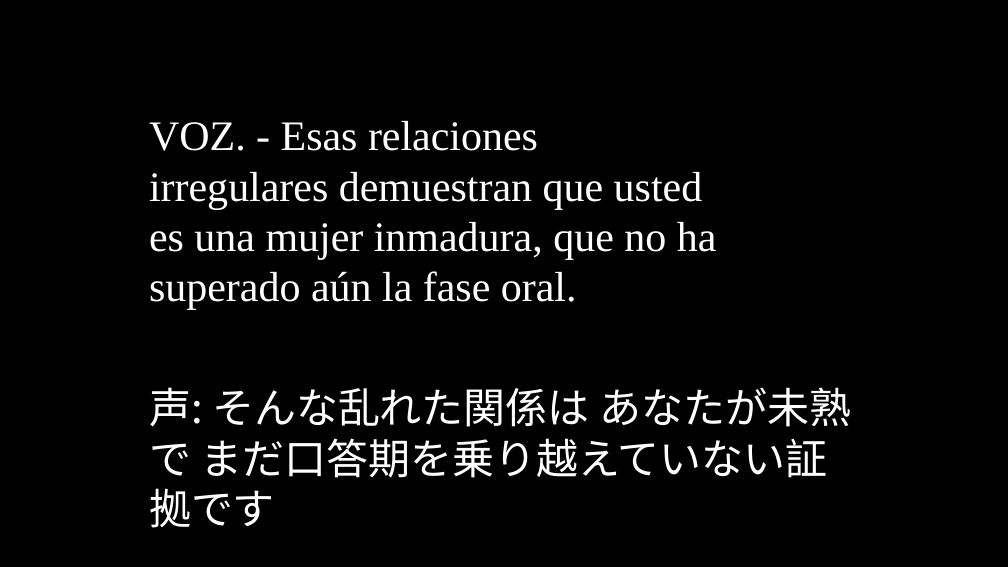
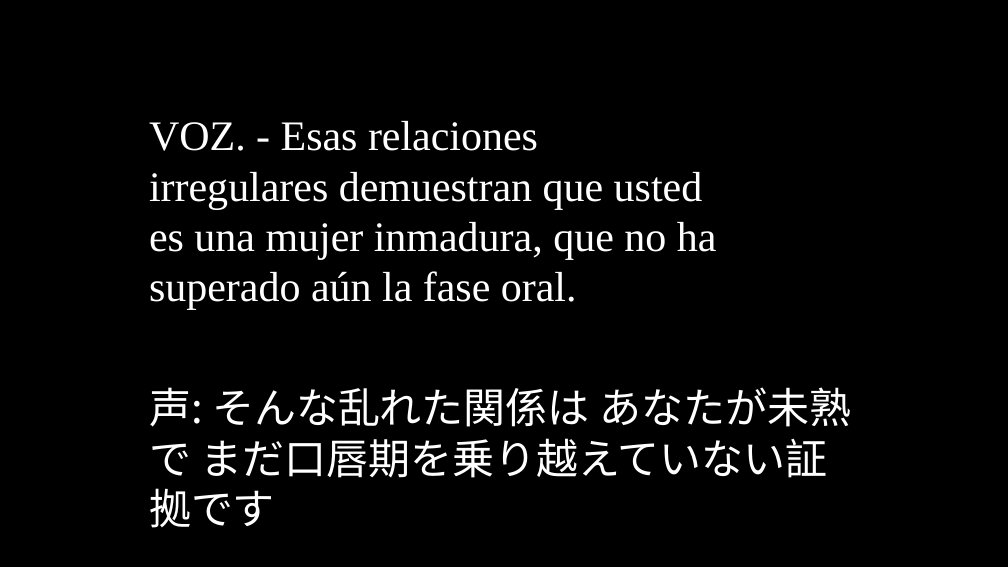
Before and after one commit to oulcggc/lang-drama-caption, a slide deck: slide 134 of complete-cap.pptx. Drawn at 1008x567 pixels with LibreOffice and Linux fonts; fonts in the diff are those of the drawing. Boxes give left, top, right and bottom in pixels: in the first picture for what was removed or moved away, otherwise in the second. Text is boxed around its words. In the diff, an @@ line names an element or a change of style, - is before the commit and + after.

```diff
--- a/complete-cap.pptx
+++ b/complete-cap.pptx
@@ text at (x1=149, y1=387, x2=851, y2=528): text changed @@
-声: そんな乱れた関係は あなたが未熟で まだ口答期を乗り越えていない証拠です
+声: そんな乱れた関係は あなたが未熟で まだ口唇期を乗り越えていない証拠です
```
Also in this commit, not shown: 10 other slides changed.
